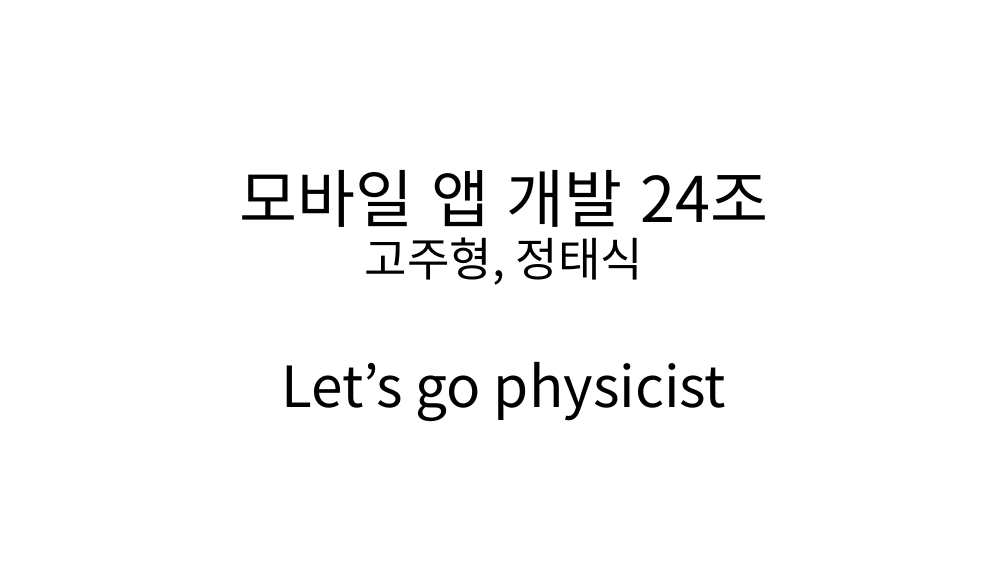
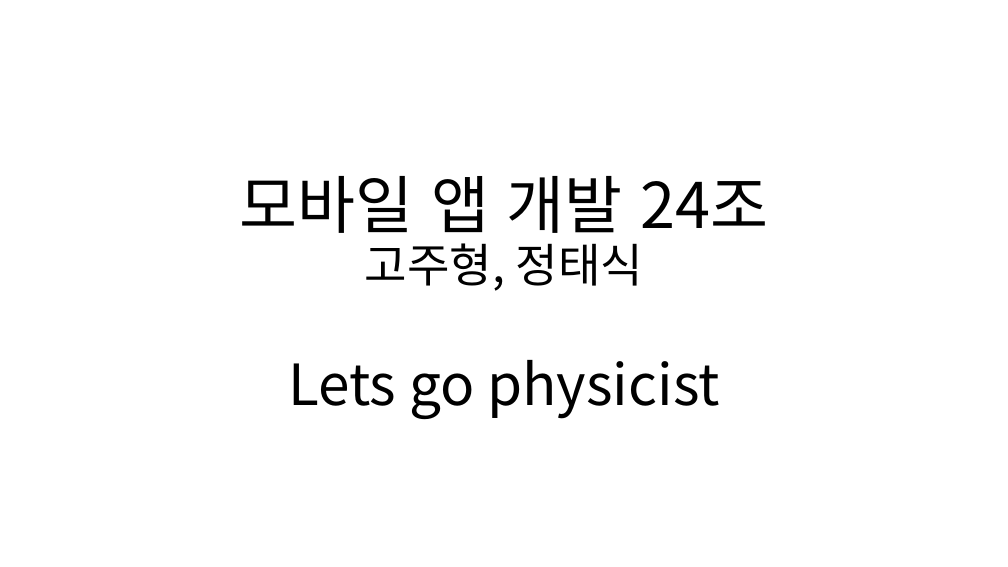
Before and after one commit to IamGroooooot/lets-go--physicist, a slide deck: slide 1 of 모바일 앱 개발 24조.pptx. Drawn at 1008x567 pixels with LibreOffice and Linux fonts; fonts in the diff are those of the drawing. Boxes give left, top, right and bottom in pixels: in the first picture for what was removed or moved away, otherwise in the second. Text is boxed around its words. In the diff, an @@ line names an element or a change of style, - is before the commit and + after.

```diff
--- a/모바일 앱 개발 24조.pptx
+++ b/모바일 앱 개발 24조.pptx
@@ title "모바일 앱 개발 24조 고주형, ...": place and size @@
-title "모바일 앱 개발 24조 고주형, ..." at <box>240,170,768,285</box>
+title "모바일 앱 개발 24조 고주형, ..." at <box>240,176,768,291</box>
@@ subtitle at <box>288,360,719,419</box>: text changed @@
-Let’s go physicist
+Lets go physicist
```
Also in this commit, not shown: 4 other slides changed, 1 other file.
